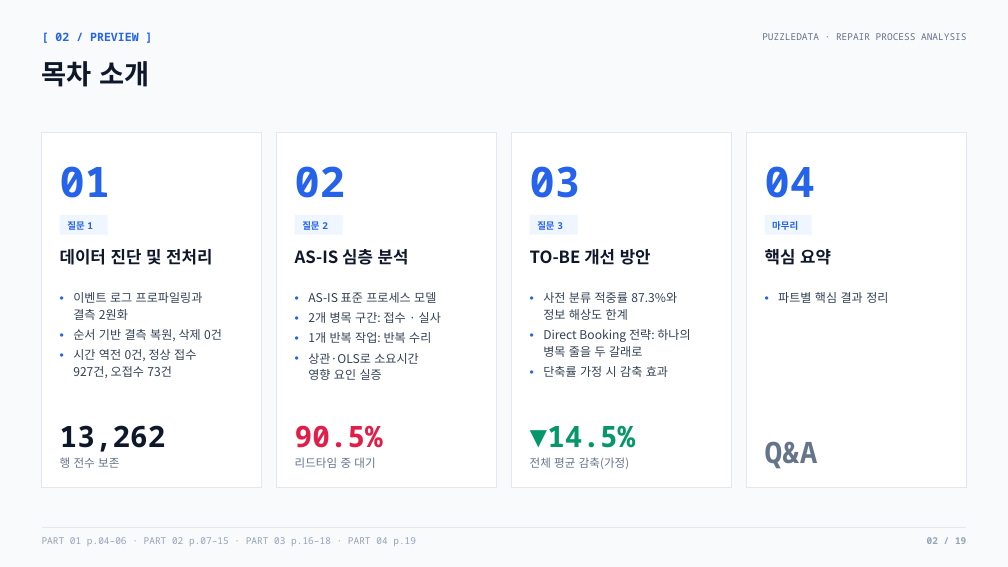
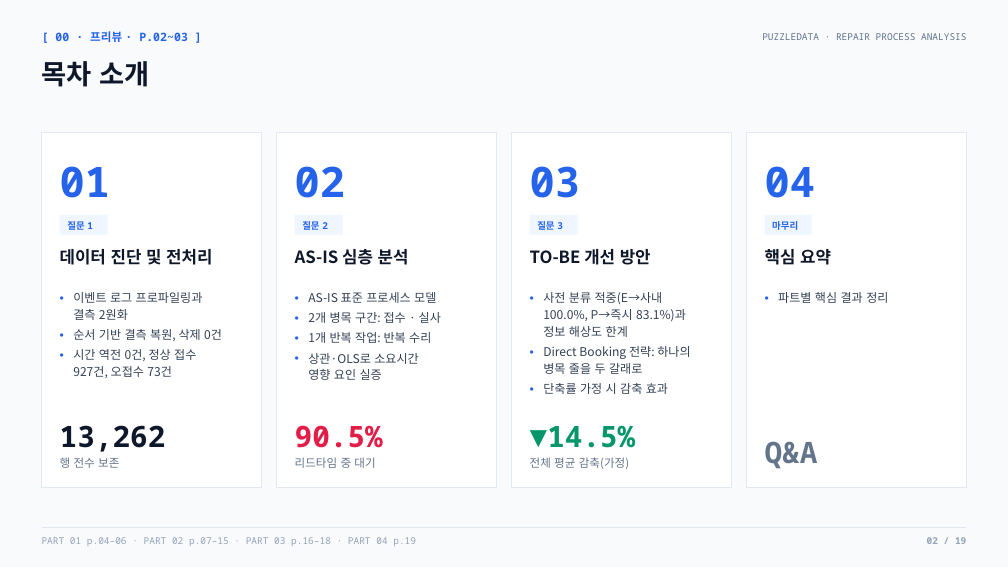
Before and after one commit to nus1245/puzzle_data, a slide deck: slide 2 of outputs/pptx/puzzledata_repair_report.pptx. Drawn at 1008x567 pixels with LibreOffice and Linux fonts; fonts in the diff are those of the drawing. Boxes give left, top, right and bottom in pixels: in the first picture for what was removed or moved away, otherwise in the second. Text is boxed around its words. In the diff, an @@ line names an element or a change of style, - is before the commit and + after.

```diff
--- a/outputs/pptx/puzzledata_repair_report.pptx
+++ b/outputs/pptx/puzzledata_repair_report.pptx
@@ text at box(55, 31, 188, 42): text changed @@
-[ 02 / PREVIEW ]
+[ 00 · 프리뷰 · P.02~03 ]
@@ text at box(543, 292, 686, 337): text changed @@
-• 사전 분류 적중률 87.3%와
-  정보 해상도 한계
+• 사전 분류 적중(E→사내
+  100.0%, P→즉시 83.1%)과
+  정보 해상도 한계
```
Also in this commit, not shown: 17 other slides changed, 6 other files.
